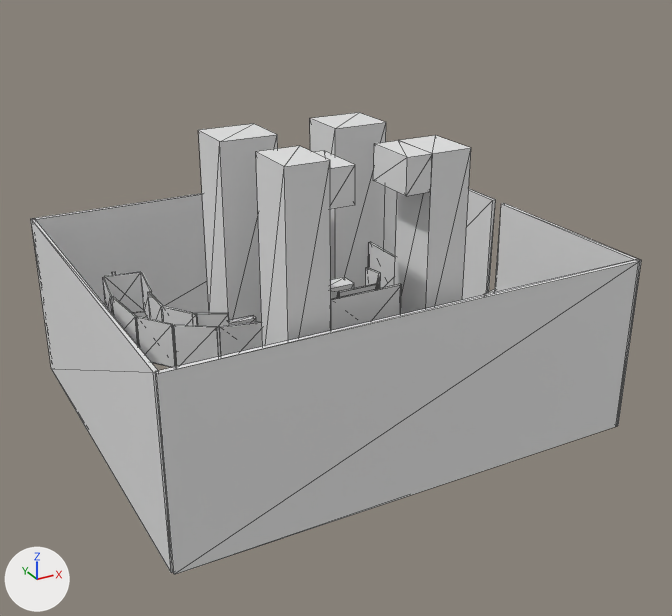
Two versions of the OBJ model Runnes/Models/colision.obj, one commit apart.
One viewpoint serves both versions: a 50 mm camera at (-1839.0, -2114.0, 1105.0) aimed at (-704.0, -51.0, 74.0). The lights are fixed; the arrows at lower left show +X, +Y and +Z. Mesh edges are drawn as thin lines. Where no turn or scale is listed for an object, it has been applied to the vertices.

The older version as bpy lines, for what is in view:
```python
me_colision = bpy.data.meshes.new('colision')
me_colision.from_pydata(...)  # 400 vertices, 600 faces; spans x -1386.0..67.0, y -581.0..486.0, z -188.0..633.0
ob_colision = bpy.data.objects.new('colision', me_colision)
ob_colision.location = (0.0, 0.0, 0.0)
```
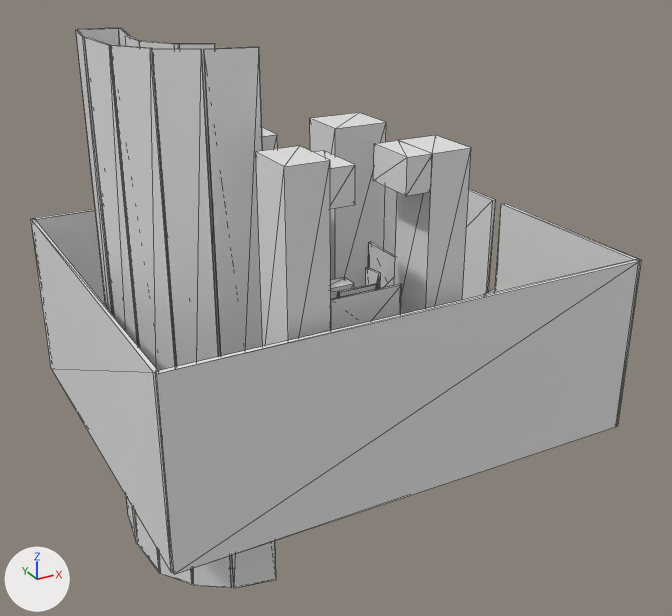
What differs and where, as boxes [x1, y1, x2, y2] in the pictures (672 x 616 px; the box of a moved part takes in the faces that stretch with it):
'colision', reshaped (21% taller)
    before: [31, 112, 642, 575]
    after: [31, 28, 642, 588]
part 1 of me_colision, moved or reshaped
    before: [103, 272, 262, 367]
    after: [76, 28, 276, 588]

Edits to the bpy script that builds the scene:
```text
Change me_colision:
    used by ob_colision; location = (0.0, 0.0, 0.0)
    remove me_colision.from_pydata(...)  # 400 vertices, 600 faces; spans x -1386.0..67.0, y -581.0..486.0, z -188.0..633.0
    add me_colision.from_pydata(...)  # 400 vertices, 600 faces; spans x -1386.0..67.0, y -581.0..486.0, z -564.0..823.0
    me_colision part 1: 88 of the vertices in x -1299.0..-1011.0, y -288.0..183.0, z 82.0..196.0 are multiplied about their middle by the matrix ((1.0, 0.0, 0.0), (0.0, 1.0, 0.0), (0.0, 0.0, 12.154)), then moved by (0.0, 0.0, -9.0)
```
